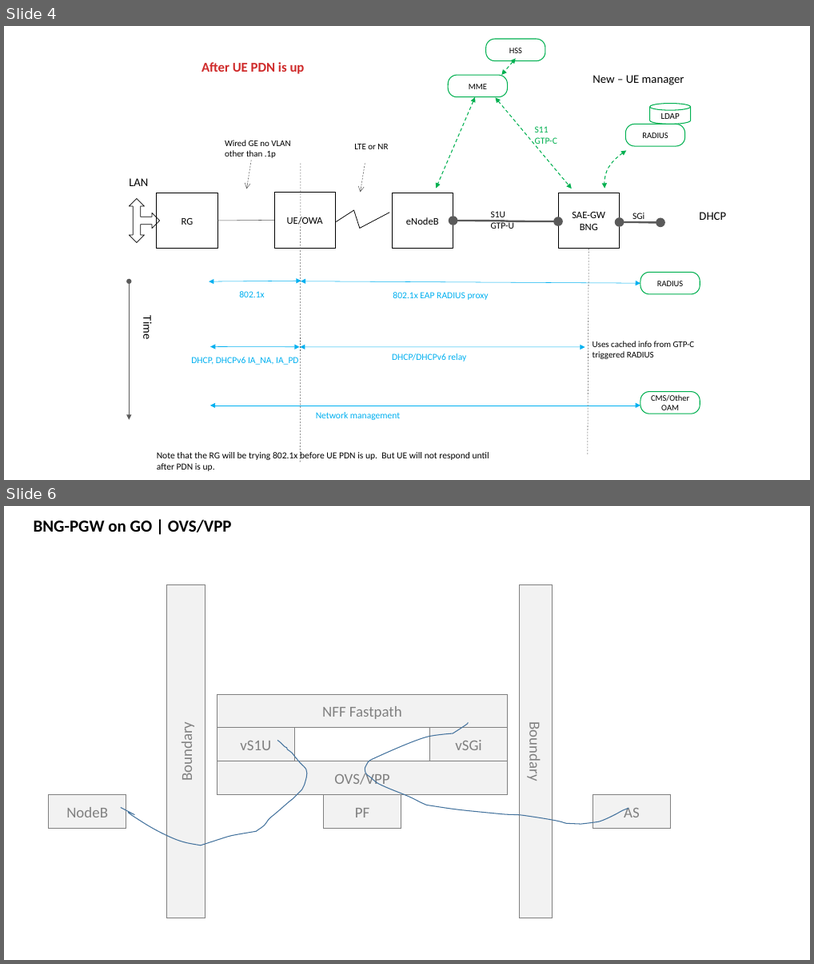
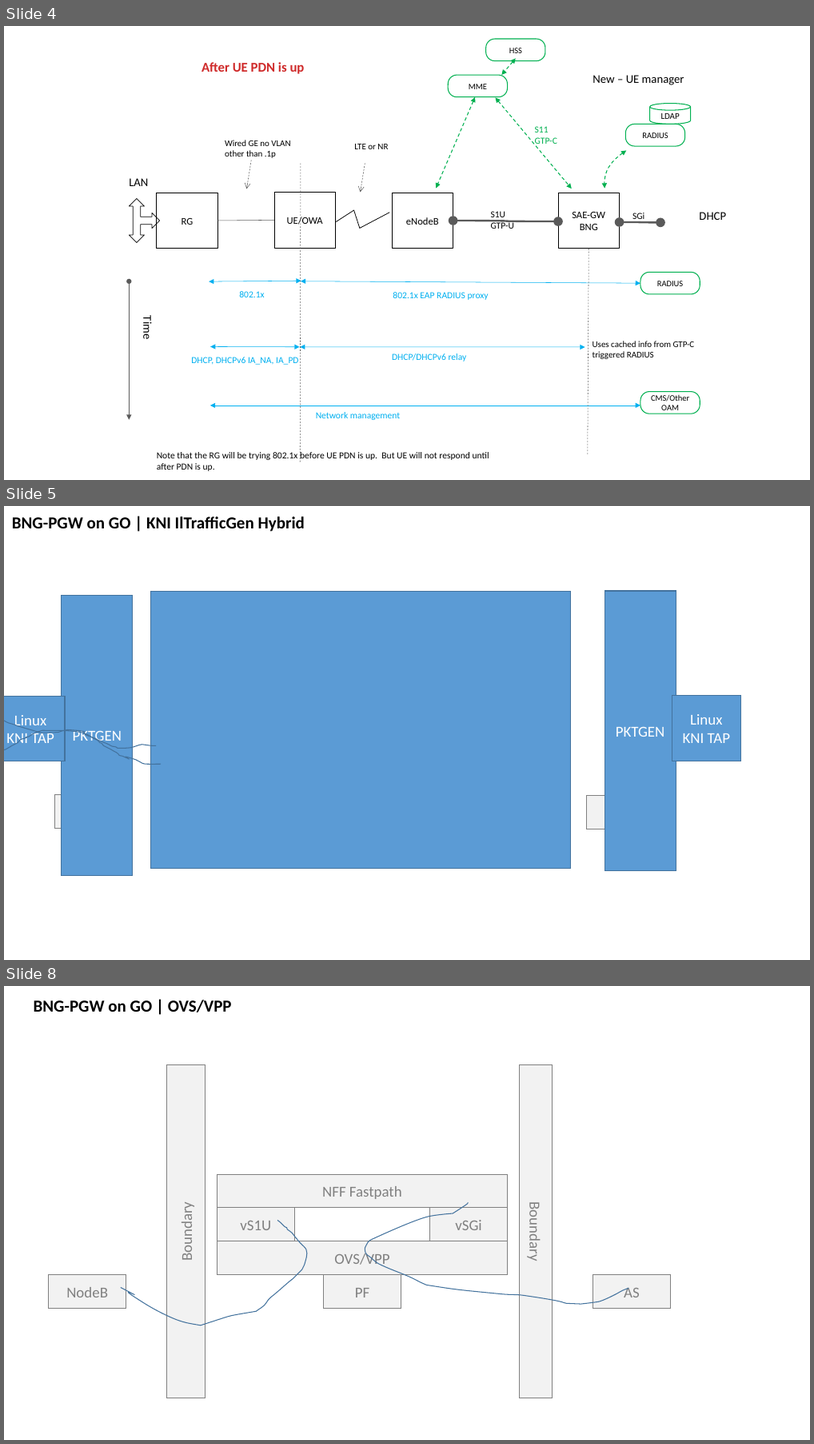
Before and after one commit to b4dboy/nff-go, a slide deck: Fixed BNG PGW on GO over NFF.pptx. Shown one above the other, each under a label of ours: slides 4 and 6 before the commit, slides 4, 5 and 8 after it; the slides between them are not shown. The pictures are 814x964 and 814x1444 pixels, drawn with LibreOffice and Linux fonts; fonts in the diff are those of the drawing. Boxes give left, top, right and bottom in pixels: in the first picture for what was removed or moved away, otherwise in the second. Text is boxed around its words. In the diff, an @@ line names an element or a change of style, - is before the commit and + after.

```diff
--- a/Fixed BNG PGW on GO over NFF.pptx
+++ b/Fixed BNG PGW on GO over NFF.pptx
@@ slide 5 added at <box>4,506,810,960</box>, background #FFFFFF @@
@@ text added at <box>12,516,305,532</box>, 20 pt, text #000000, bold @@
+BNG-PGW on GO | KNI IlTrafficGen Hybrid
@@ rectangle added at <box>62,595,133,875</box>, fill #5B9BD5, outline #43739E 1 pt, 18 pt, text #FFFFFF @@
+PKTGEN
@@ rectangle added at <box>150,591,571,868</box>, fill #5B9BD5, outline #43739E 1 pt @@
@@ rectangle added at <box>605,591,676,871</box>, fill #5B9BD5, outline #43739E 1 pt, 18 pt, text #FFFFFF @@
+PKTGEN
@@ rectangle added at <box>4,696,65,761</box>, fill #5B9BD5, outline #43739E 1 pt, 18 pt, text #FFFFFF @@
+Linux KNI TAP
@@ freeform shape added at <box>4,679,156,748</box>, outline #43739E 1 pt @@
@@ rectangle added at <box>673,696,742,760</box>, fill #5B9BD5, outline #43739E 1 pt, 18 pt, text #FFFFFF @@
+Linux KNI TAP
@@ freeform shape added at <box>4,731,162,767</box>, outline #43739E 1 pt @@
@@ rectangle added at <box>55,795,132,828</box>, fill #F2F2F2, outline #808080 1 pt @@
@@ rectangle added at <box>587,795,665,829</box>, fill #F2F2F2, outline #808080 1 pt @@
@@ what was slide 6 is now slide 8 @@
```
Also in this commit, not shown: 1 slide changed, 1 other slide added.
